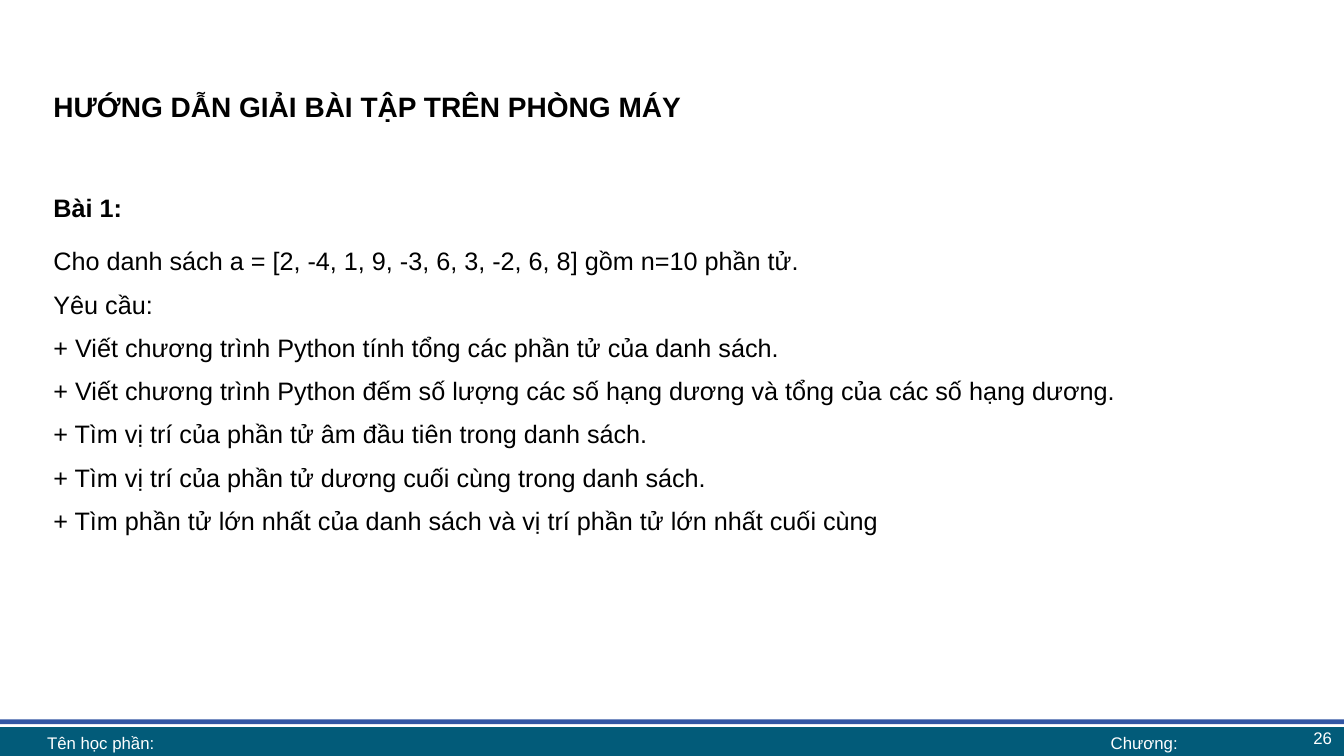
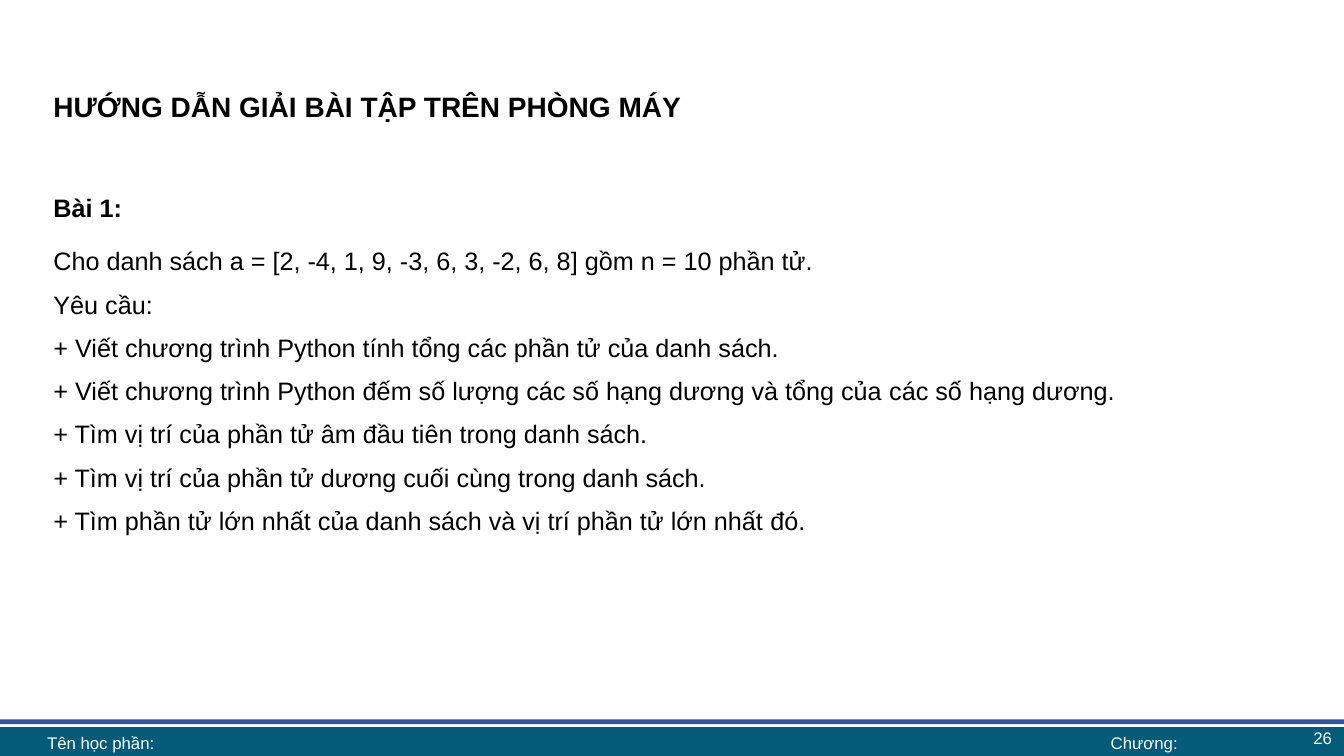
Before and after one commit to lhaaaaa/17A2-Ca-chieu, a slide deck: slide 26 of Lab 6/Lab 6 bài giảng.pptx. Drawn at 1344x756 pixels with LibreOffice and Linux fonts; fonts in the diff are those of the drawing; background and template pictures are left out. Boxes give left, top, right and bottom in pixels: in the first picture for what was removed or moved away, otherwise in the second. Text is boxed around its words. In the diff, an @@ line names an element or a change of style, - is before the commit and + after.

```diff
--- a/Lab 6/Lab 6 bài giảng.pptx
+++ b/Lab 6/Lab 6 bài giảng.pptx
@@ text at bbox=[53, 250, 813, 276]: spaces changed @@
-Cho danh sách a = [2, -4, 1, 9, -3, 6, 3, -2, 6, 8] gồm n=10 phần tử.
+Cho danh sách a = [2, -4, 1, 9, -3, 6, 3, -2, 6, 8] gồm n = 10 phần tử.
@@ text at bbox=[75, 510, 805, 536]: text changed @@
-+ Tìm phần tử lớn nhất của danh sách và vị trí phần tử lớn nhất cuối cùng
++ Tìm phần tử lớn nhất của danh sách và vị trí phần tử lớn nhất đó.
```
Also in this commit, not shown: 5 other slides changed, 1 other file.
